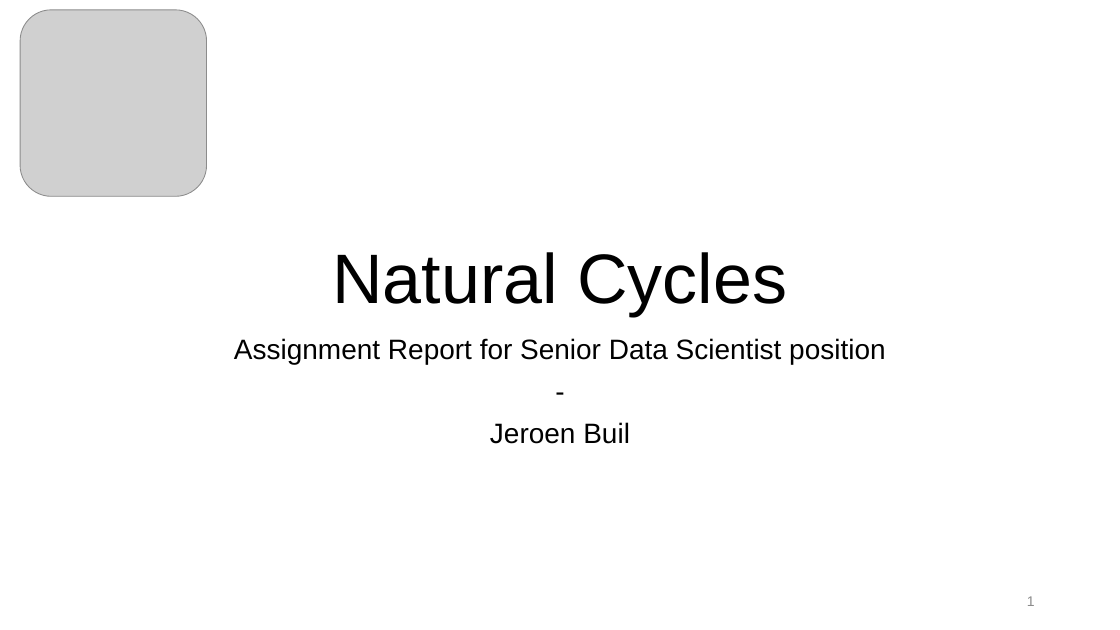
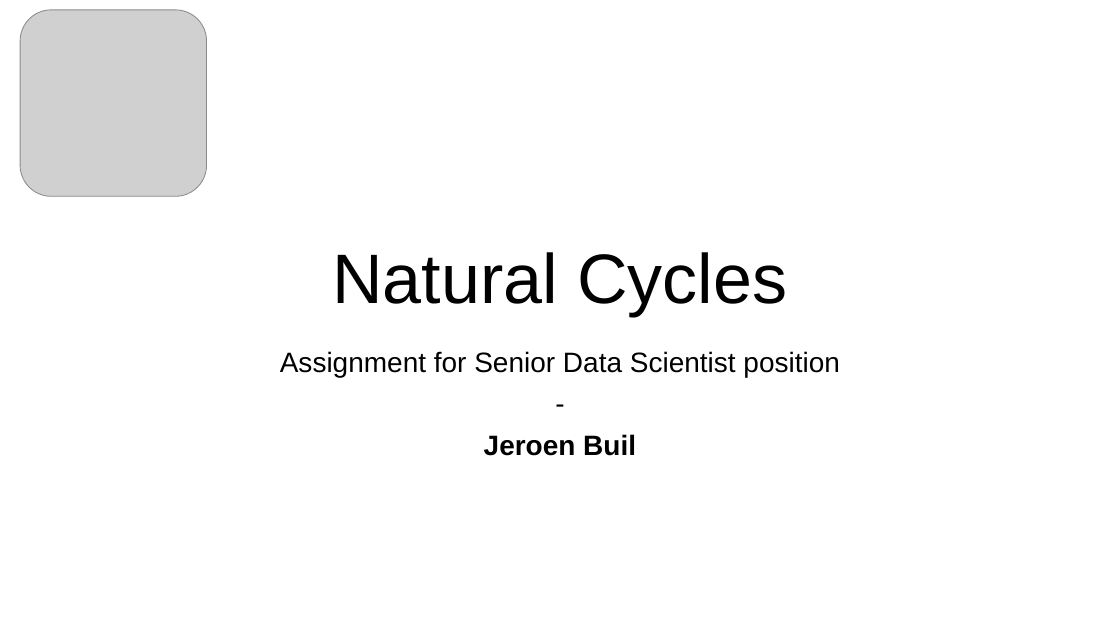
Before and after one commit to JeroenBuil/natural-cycles-assignment, a slide deck: slide 1 of reports/Natural Cycles - Assignment Report - Jeroen Buil.pptx. Drawn at 1120x630 pixels with LibreOffice and Linux fonts; fonts in the diff are those of the drawing; grey boxes stand for pictures. Boxes give left, top, right and bottom in pixels: in the first picture for what was removed or moved away, otherwise in the second. Text is boxed around its words. In the diff, an @@ line names an element or a change of style, - is before the commit and + after.

```diff
--- a/reports/Natural Cycles - Assignment Report - Jeroen Buil.pptx
+++ b/reports/Natural Cycles - Assignment Report - Jeroen Buil.pptx
@@ subtitle "Assignment for Senior Data Scientist ...": place and size @@
-subtitle "Assignment for Senior Data Scientist ..." at (234,338,886,444)
+subtitle "Assignment for Senior Data Scientist ..." at (280,351,839,456)
@@ subtitle at (280,351,839,377): text changed @@
-Assignment Report for Senior Data Scientist position
+Assignment for Senior Data Scientist position
@@ subtitle at (484,434,636,456): bold on in "Jeroen Buil" @@
@@ page number removed at (1027,596,1035,606) @@
-1
```
Also in this commit, not shown: 21 other slides changed, 1 slide added, 1 slide removed, 2 other files.
